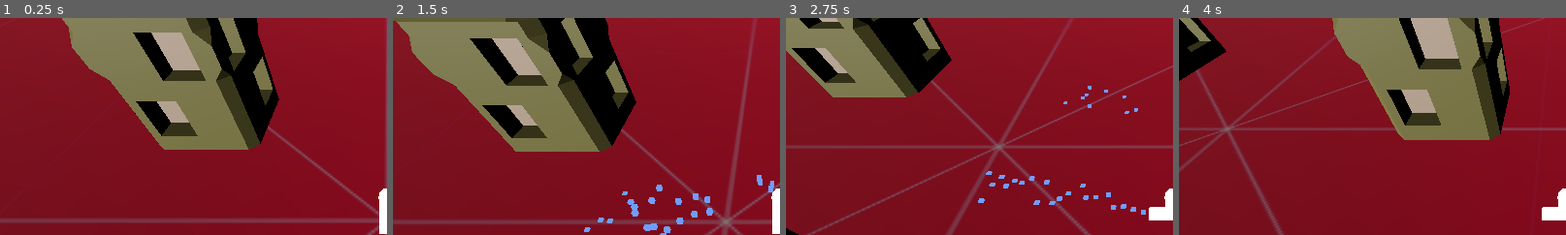
Above: before the commit, frames 1-4 (left to right).
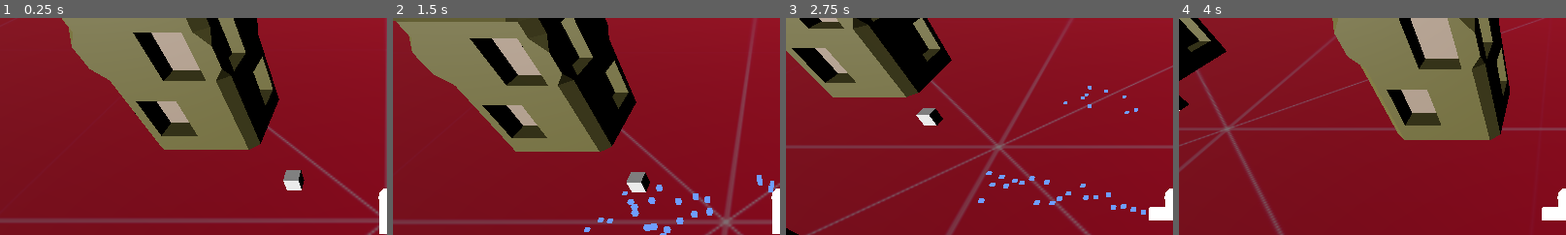
Above: after the commit, the same moments.

Repository: Steffo99/cinnos
Game: Godot game, scene res://Root.tscn
Two runs of this game, one before a commit and one after it. Both use one fixed random seed, a clock stepped at 60 frames per second and the inputs below.
Inputs:
- Up to frame 1 (0.25 s): no input
- Up to frame 2 (1.5 s): hold D (move_right) 0.53-1.28 s; tap Space (jump) at 0.77 s; hold S (move_down) from 1.28 s (still down)
- Up to frame 3 (2.75 s): tap Space (jump) at 1.52 s; release S (move_down) at 2.03 s; hold D (move_right) from 2.03 s (still down)
- Up to frame 4 (4 s): release D (move_right) at 2.78 s; hold W (move_up) 2.78-3.53 s; tap Space (jump) at 3.02, 3.77 s; hold A (move_left) from 3.53 s (still down)
The pictures show only the part of the screen within x 0-50%, y 0-50%; the shares and areas given below are measured in that part.

The runs differ from the first frame. In frame 1, 0.4% of the frame differs, in the area x 73-79%, y 70-80%; in frame 2, 0.5%, in the area x 60-67%, y 70-81%; in frame 3, 0.4%; in frame 4, 0.1%.

Commit message:
Add buccia

Diff:
--- /dev/null
+++ b/Buccia.gd
@@ -0,0 +1,17 @@
+extends Area3D
+
+
+# Called when the node enters the scene tree for the first time.
+func _ready():
+	pass # Replace with function body.
+
+
+# Called every frame. 'delta' is the elapsed time since the previous frame.
+func _process(delta):
+	pass
+
+
+func _on_body_entered(body):
+	if body is Player:
+		body.on_banana()
+	pass # Replace with function body.
--- a/Player.gd
+++ b/Player.gd
@@ -25,6 +25,8 @@
 	current_jumps -= 1
 	velocity += jump_impulse
 
+func on_banana():
+	velocity *= 2
 
 
 func _physics_process(delta):
--- a/Root.tscn
+++ b/Root.tscn
@@ -9,6 +9,7 @@
 [ext_resource type="FontFile" uid="uid://qf3uxmta6lpw" path="res://fonts/FiraCode-Medium.ttf" id="5_yvnu2"]
 [ext_resource type="Script" path="res://Camera3D.gd" id="8_auifr"]
 [ext_resource type="PackedScene" uid="uid://ck1im1d6yhv84" path="res://obstacles/house.tscn" id="8_ntqnl"]
+[ext_resource type="Script" path="res://Buccia.gd" id="10_ffcw5"]
 
 [sub_resource type="Theme" id="Theme_hkcet"]
 Label/fonts/font = ExtResource("3_p3wyc")
@@ -42,6 +43,15 @@
 
 [sub_resource type="BoxShape3D" id="BoxShape3D_2bm1d"]
 size = Vector3(200, 4, 200)
+
+[sub_resource type="BoxShape3D" id="BoxShape3D_stil7"]
+size = Vector3(0.976957, 1, 1)
+
+[sub_resource type="StandardMaterial3D" id="StandardMaterial3D_icp2k"]
+
+[sub_resource type="StandardMaterial3D" id="StandardMaterial3D_hs2tx"]
+
+[sub_resource type="BoxMesh" id="BoxMesh_n8jcf"]
 
 [node name="Root" type="Node3D"]
 
@@ -181,4 +191,18 @@
 [node name="DirectionalLight3D" type="DirectionalLight3D" parent="."]
 transform = Transform3D(-0.579826, -0.58827, -0.563685, 0.632141, -0.761305, 0.144266, -0.514003, -0.272679, 0.813294, 0, 0, 0)
 
+[node name="Buccia" type="Area3D" parent="."]
+transform = Transform3D(1, 0, 0, 0, 1, 0, 0, 0, 1, -6.36238, 0.418784, -3.1441)
+script = ExtResource("10_ffcw5")
+
+[node name="CollisionShape3D" type="CollisionShape3D" parent="Buccia"]
+shape = SubResource("BoxShape3D_stil7")
+
+[node name="MeshInstance3D" type="MeshInstance3D" parent="Buccia/CollisionShape3D"]
+material_override = SubResource("StandardMaterial3D_icp2k")
+material_overlay = SubResource("StandardMaterial3D_hs2tx")
+mesh = SubResource("BoxMesh_n8jcf")
+skeleton = NodePath("../..")
+
 [connection signal="timeout" from="UI/TextBox/Timer" to="UI/TextBox" method="_on_timer_timeout"]
+[connection signal="body_entered" from="Buccia" to="Buccia" method="_on_body_entered"]
Not shown: 1 places in Root.tscn that only renumber resources
